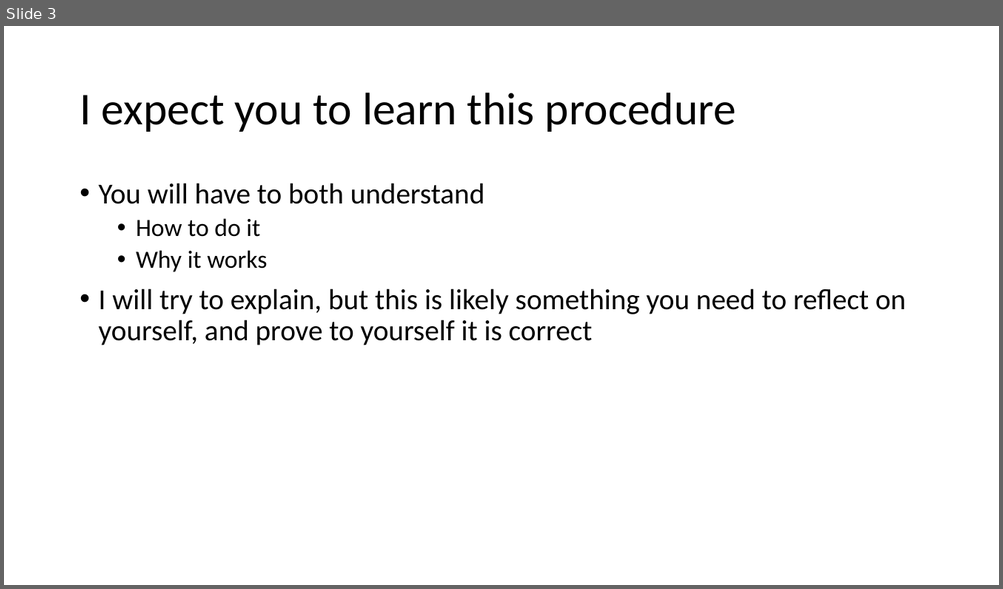
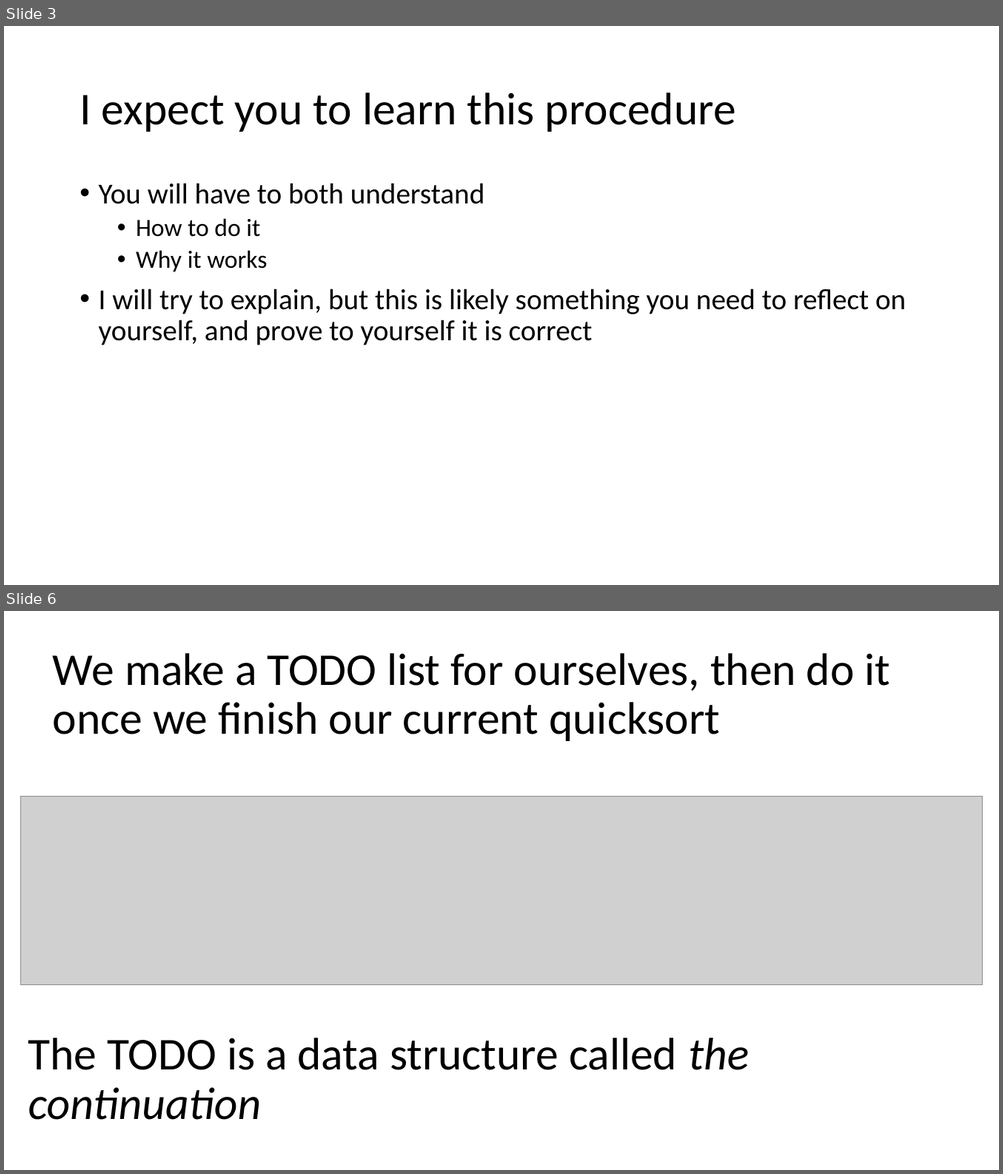
Before and after one commit to RHIT-CSSE/csse304, a slide deck: ClassMaterials/CPS/CPS intro.pptx. Shown one above the other, each under a label of ours: slide 3 before the commit, slides 3 and 6 after it; the slides between them are not shown. The pictures are 1003x589 and 1003x1174 pixels, drawn with LibreOffice and Linux fonts; fonts in the diff are those of the drawing; grey boxes stand for pictures. Boxes give left, top, right and bottom in pixels: in the first picture for what was removed or moved away, otherwise in the second. Text is boxed around its words. In the diff, an @@ line names an element or a change of style, - is before the commit and + after.

```diff
--- a/ClassMaterials/CPS/CPS intro.pptx
+++ b/ClassMaterials/CPS/CPS intro.pptx
@@ slide 6 added at (x1=4, y1=611, x2=999, y2=1170), background #FFFFFF @@
@@ title added at (x1=53, y1=653, x2=891, y2=741), 44 pt, text #000000 @@
+We make a TODO list for ourselves, then do it once we finish our current quicksort
@@ picture added at (x1=20, y1=796, x2=982, y2=985) @@
@@ text added at (x1=28, y1=1038, x2=749, y2=1120), 44 pt, text #000000 @@
+The TODO is a data structure called the continuation
```
Also in this commit, not shown: 2 slides changed, 2 other slides added, 4 slides removed, 4 other files.
